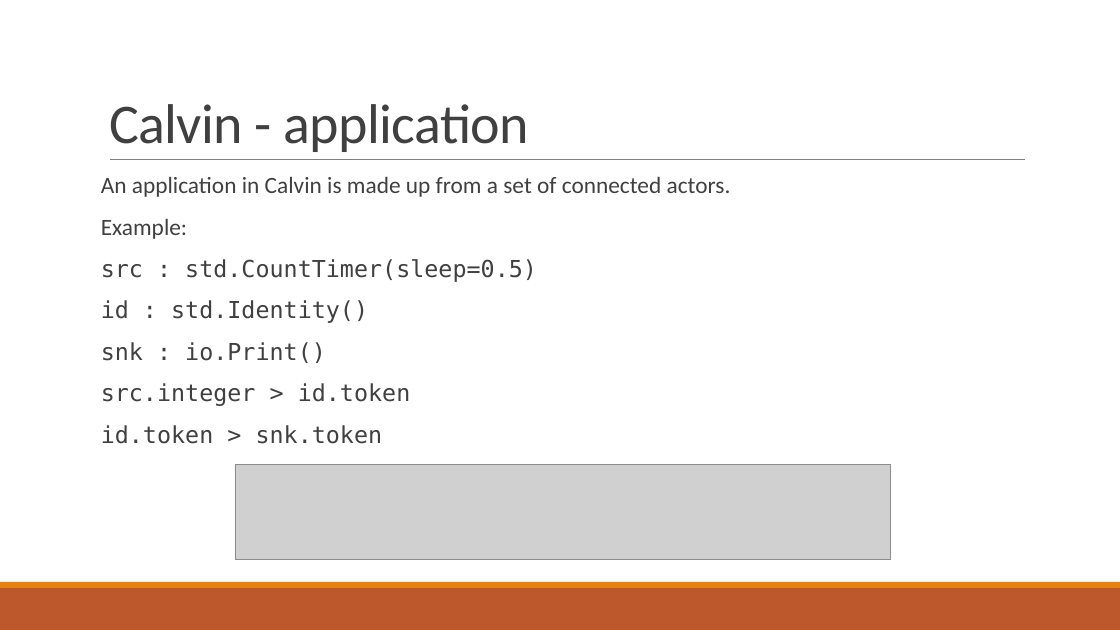
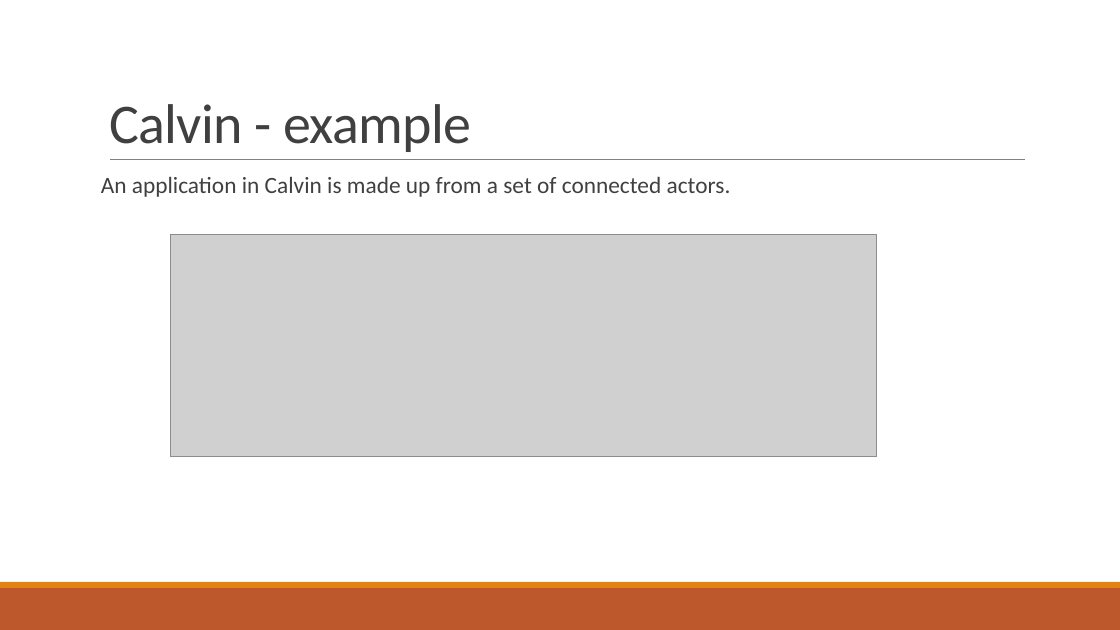
Before and after one commit to PStahl/master_thesis, a slide deck: slide 41 of presentation/presentation2.pptx (slide 44 before the commit). Drawn at 1120x630 pixels with LibreOffice and Linux fonts; fonts in the diff are those of the drawing; grey boxes stand for pictures. Boxes give left, top, right and bottom in pixels: in the first picture for what was removed or moved away, otherwise in the second. Text is boxed around its words. In the diff, an @@ line names an element or a change of style, - is before the commit and + after.

Commit message:
Update presentation2

```diff
--- a/presentation/presentation2.pptx
+++ b/presentation/presentation2.pptx
@@ title at [109,104,471,152]: text changed @@
-Calvin - application
+Calvin - example
@@ text at [101,219,537,444]: paragraphs removed @@
-Example:
-src : std.CountTimer(sleep=0.5)
-id : std.Identity()
-snk : io.Print()
-src.integer > id.token
-id.token > snk.token
@@ picture added at [171,235,877,457] @@
@@ picture removed at [235,465,891,560] @@
```
Also in this commit, not shown: 1 other slide changed, 3 slides removed.
